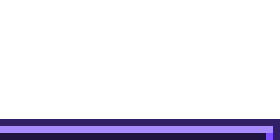
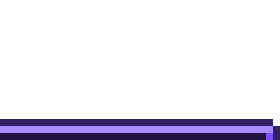
Revision of a layered 280 × 140 image; what changed, layer by layer:
painted on "bar" over [273, 119, 280, 126]
